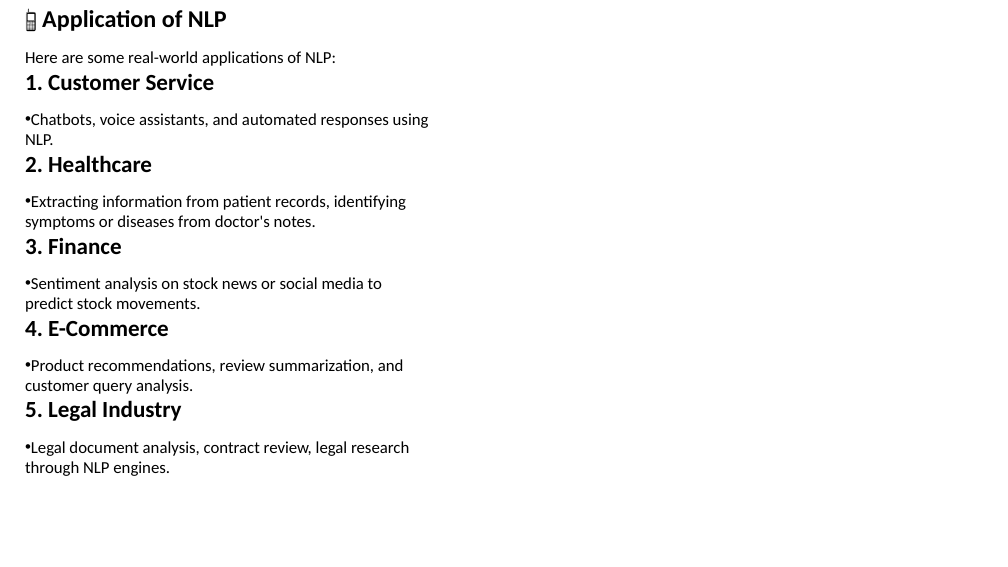
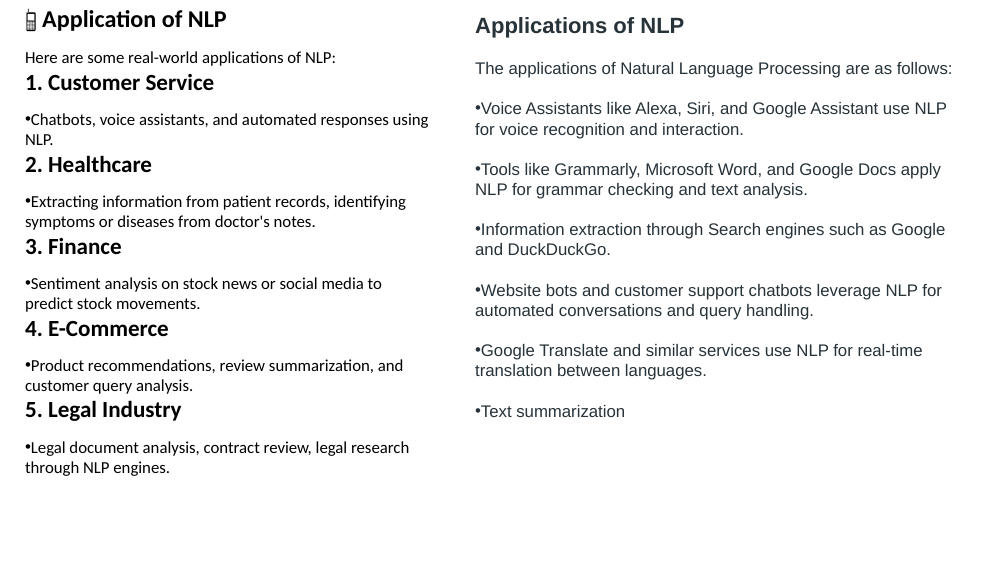
Before and after one commit to shahil04/ds_materials, a slide deck: slide 9 of 9.Deep_learning/class_11.0_NLP_text_preprocessing_.pptx. Drawn at 1008x567 pixels with LibreOffice and Linux fonts; fonts in the diff are those of the drawing. Boxes give left, top, right and bottom in pixels: in the first picture for what was removed or moved away, otherwise in the second. Text is boxed around its words. In the diff, an @@ line names an element or a change of style, - is before the commit and + after.

```diff
--- a/9.Deep_learning/class_11.0_NLP_text_preprocessing_.pptx
+++ b/9.Deep_learning/class_11.0_NLP_text_preprocessing_.pptx
@@ text added at [475,17,953,417], 16 pt, text #273239 @@
+Applications of NLP
+The applications of Natural Language Processing are as follows:
+• Voice Assistants like Alexa, Siri, and Google Assistant use NLP for voice recognition and interaction.
+• Tools like Grammarly, Microsoft Word, and Google Docs apply NLP for grammar checking and text analysis.
+• Information extraction through Search engines such as Google and DuckDuckGo.
+• Website bots and customer support chatbots leverage NLP for automated conversations and query handling.
+• Google Translate and similar services use NLP for real-time translation between languages.
+• Text summarization
```
Also in this commit, not shown: 11 other slides changed, 10 slides added, 6 slides removed, 10 other files.
